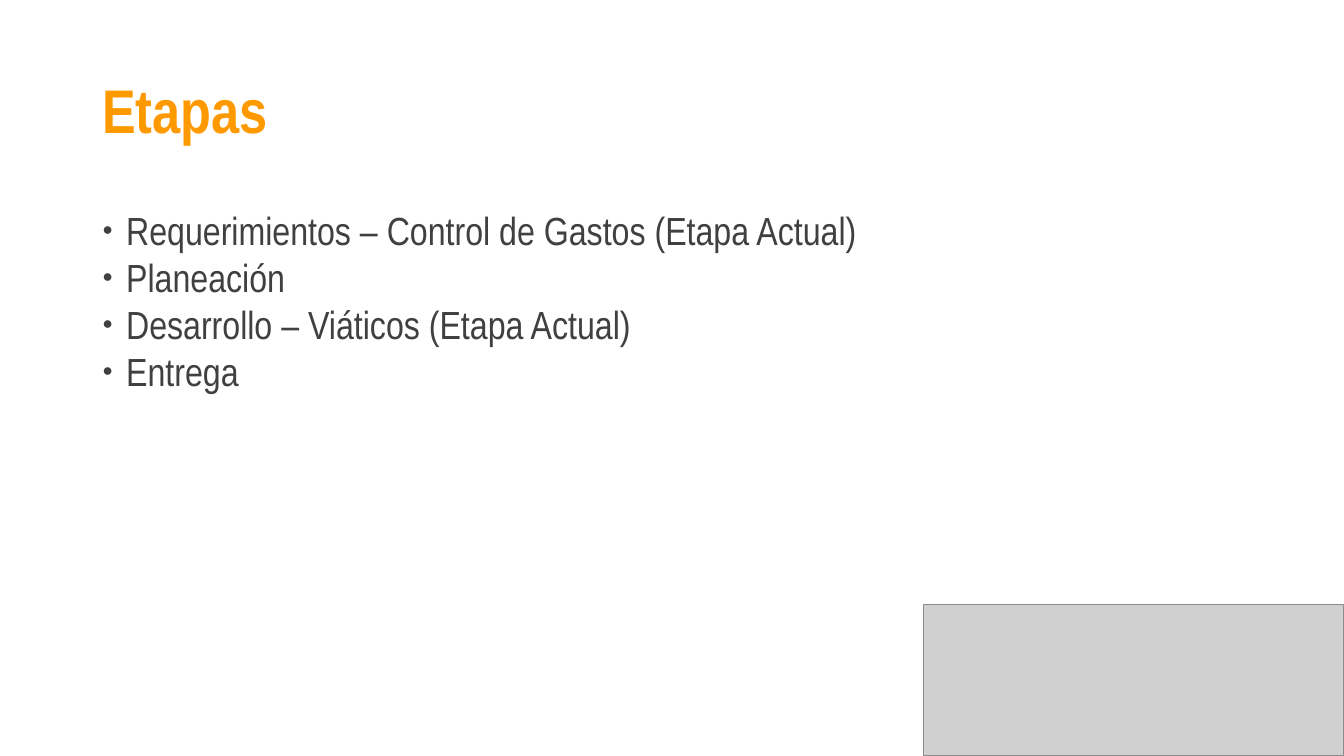
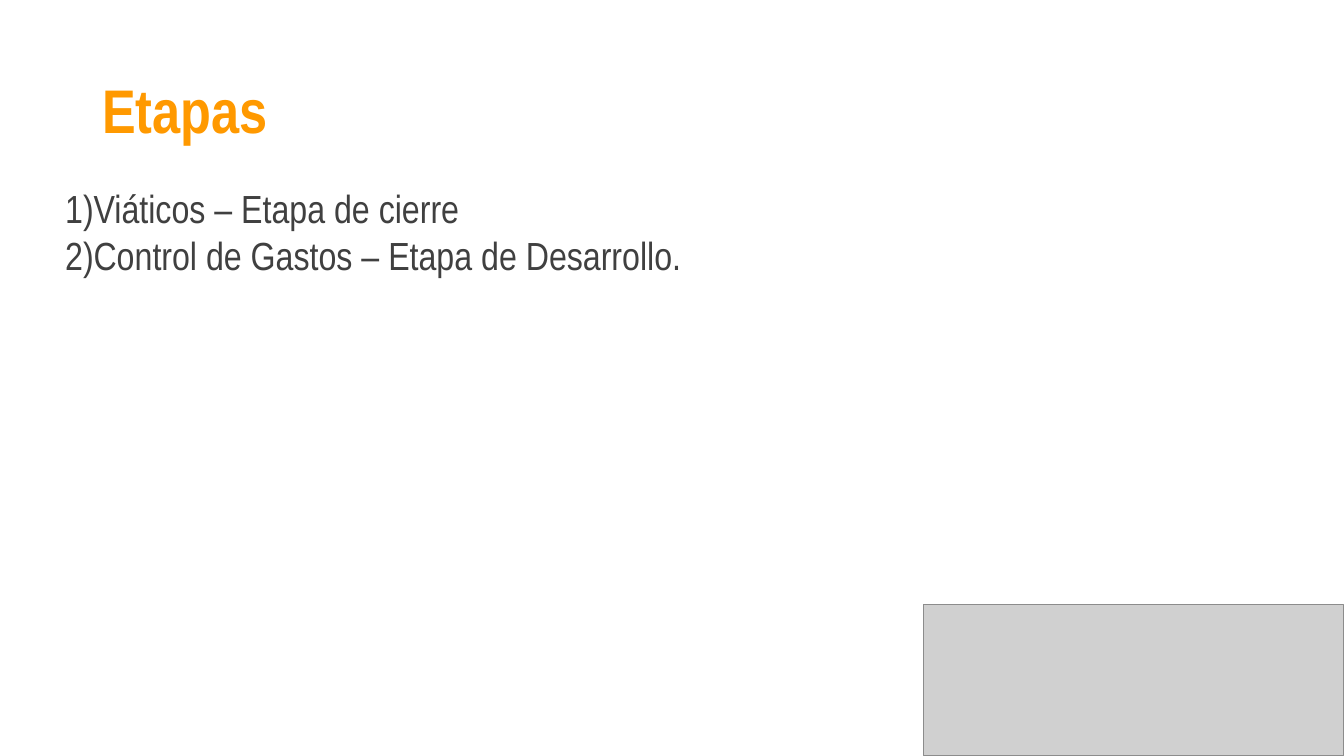
Before and after one commit to jovannyzepeda/Bisoltec, a slide deck: slide 2 of Organizacional/06. Medición y Monitoreo/2016/Bisoltec-ReporteMonitoreo.pptx. Drawn at 1344x756 pixels with LibreOffice and Linux fonts; fonts in the diff are those of the drawing; grey boxes stand for pictures. Boxes give left, top, right and bottom in pixels: in the first picture for what was removed or moved away, otherwise in the second. Text is boxed around its words. In the diff, an @@ line names an element or a change of style, - is before the commit and + after.

```diff
--- a/Organizacional/06. Medición y Monitoreo/2016/Bisoltec-ReporteMonitoreo.pptx
+++ b/Organizacional/06. Medición y Monitoreo/2016/Bisoltec-ReporteMonitoreo.pptx
@@ text at (65,194,681,277): text changed @@
-● Requerimientos – Control de Gastos (Etapa Actual)
-● Planeación
-● Desarrollo – Viáticos (Etapa Actual)
-● Entrega
+1) Viáticos – Etapa de cierre
+2) Control de Gastos – Etapa de Desarrollo.
```
Also in this commit, not shown: 10 other slides changed, 14 slides added, 8 slides removed, 3 other files.
